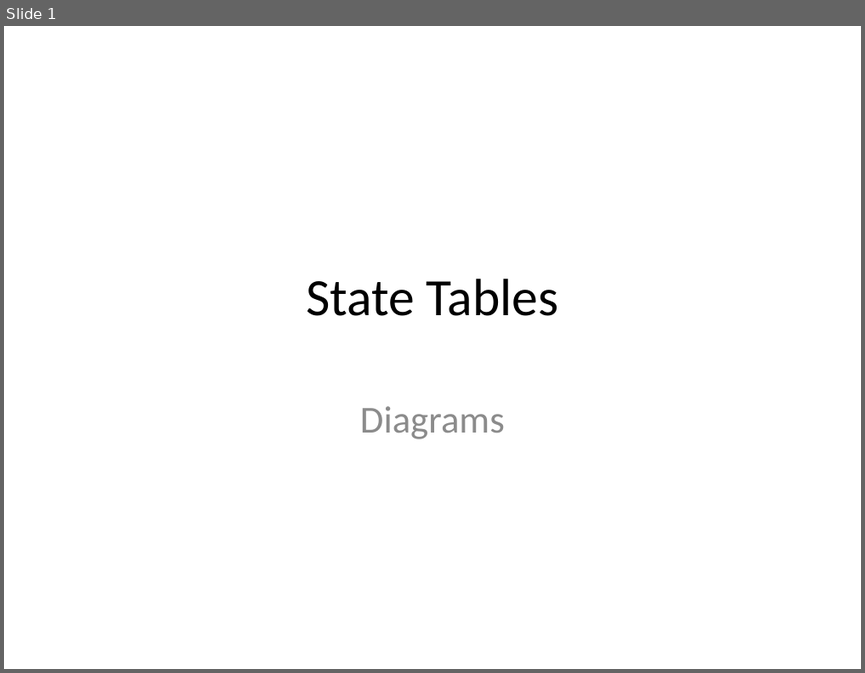
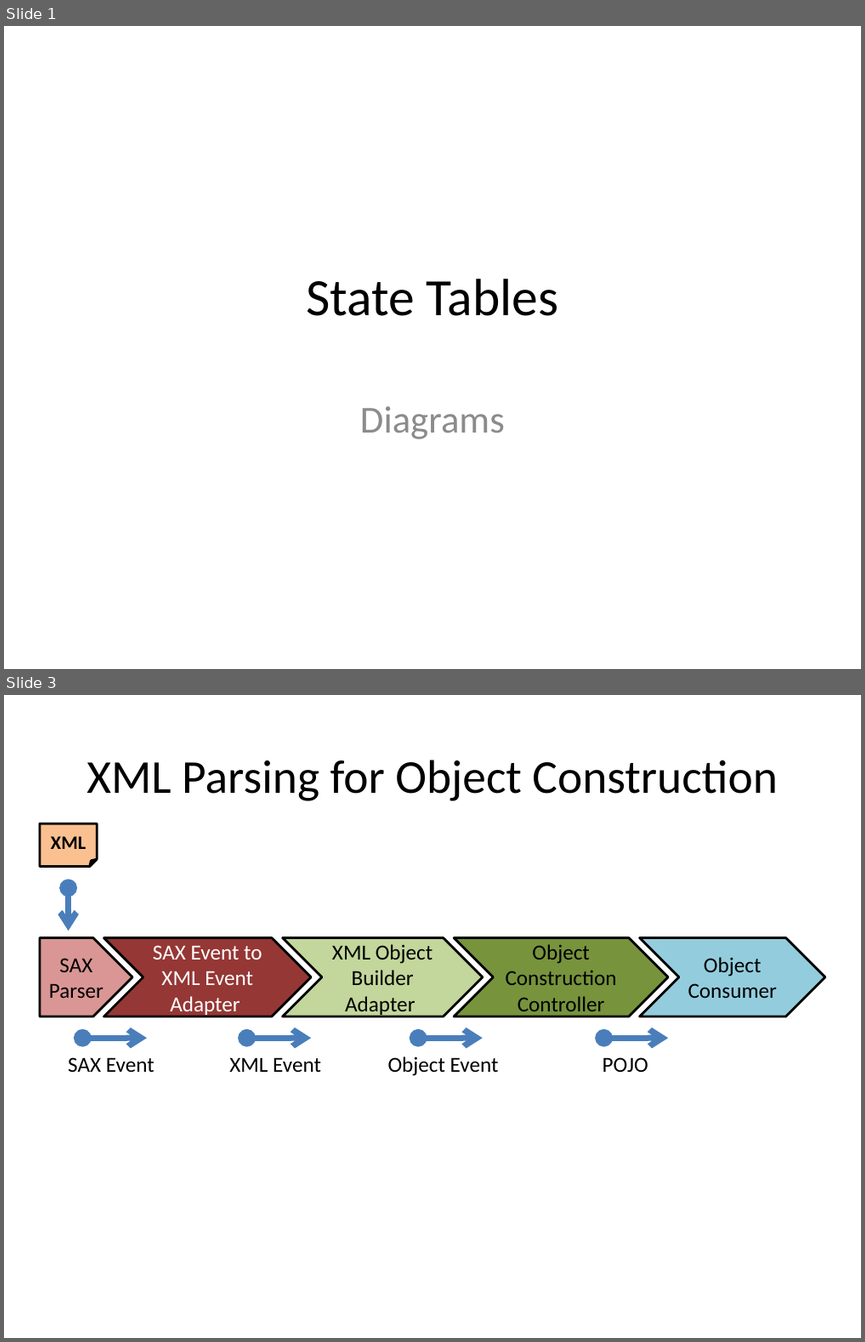
Before and after one commit to erikkworth/worthent-foundation, a slide deck: doc/state/StateTables.pptx. Shown one above the other, each under a label of ours: slide 1 before the commit, slides 1 and 3 after it; the slides between them are not shown. The pictures are 865x673 and 865x1342 pixels, drawn with LibreOffice and Linux fonts; fonts in the diff are those of the drawing. Boxes give left, top, right and bottom in pixels: in the first picture for what was removed or moved away, otherwise in the second. Text is boxed around its words. In the diff, an @@ line names an element or a change of style, - is before the commit and + after.

Commit message:
Update the documentation with the XML Parser examples.  The are a couple of new unit tests and some of the code is adjusted in a minor way (e.g. method visibility).

```diff
--- a/doc/state/StateTables.pptx
+++ b/doc/state/StateTables.pptx
@@ slide 3 added at (4,695,861,1338), background #FFFFFF @@
@@ title added at (86,760,777,801), 39.6 pt, text #000000 @@
+XML Parsing for Object Construction
@@ folded corner added at (40,823,98,867), fill #FAC090, outline #000000 2 pt, 16 pt, text #000000, bold @@
+XML
@@ double arrow added from (69, 888) to (69, 930), #4B7EBC 5 pt @@
@@ pentagon arrow added at (40,937,132,1016), fill #D99694, outline #000000 2 pt, 18 pt, text #000000 @@
+SAX Parser
@@ chevron added at (104,937,312,1016), fill #953735, outline #000000 2 pt, 18 pt, text #FFFFFF @@
+SAX Event to XML Event Adapter
@@ chevron added at (283,937,482,1016), fill #C3D69B, outline #000000 2 pt, 18 pt, text #000000 @@
+XML Object Builder Adapter
@@ chevron added at (454,937,668,1016), fill #77933C, outline #000000 2 pt, 18 pt, text #000000 @@
+Object Construction Controller
@@ chevron added at (640,937,826,1016), fill #93CDDD, outline #000000 2 pt, 18 pt, text #000000 @@
+Object Consumer
@@ double arrow added from (83, 1038) to (147, 1038), #4B7EBC 5 pt @@
@@ double arrow added from (246, 1038) to (311, 1038), #4B7EBC 5 pt @@
@@ double arrow added from (418, 1038) to (482, 1038), #4B7EBC 5 pt @@
@@ double arrow added from (604, 1038) to (668, 1038), #4B7EBC 5 pt @@
@@ text added at (68,1057,154,1072), 18 pt, text #000000 @@
+SAX Event
@@ text added at (229,1057,321,1072), 18 pt, text #000000 @@
+XML Event
@@ text added at (388,1056,499,1076), 18 pt, text #000000 @@
+Object Event
@@ text added at (602,1057,648,1072), 18 pt, text #000000 @@
+POJO
```
Also in this commit, not shown: 2 slides changed, 16 other files.
